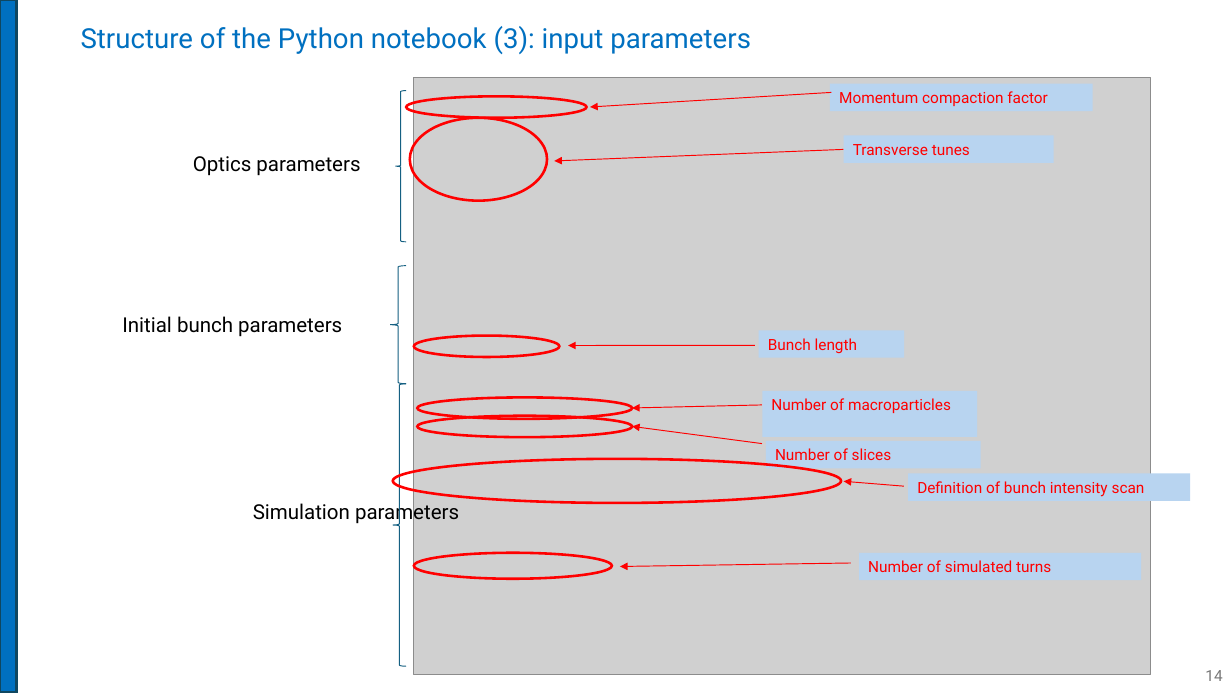
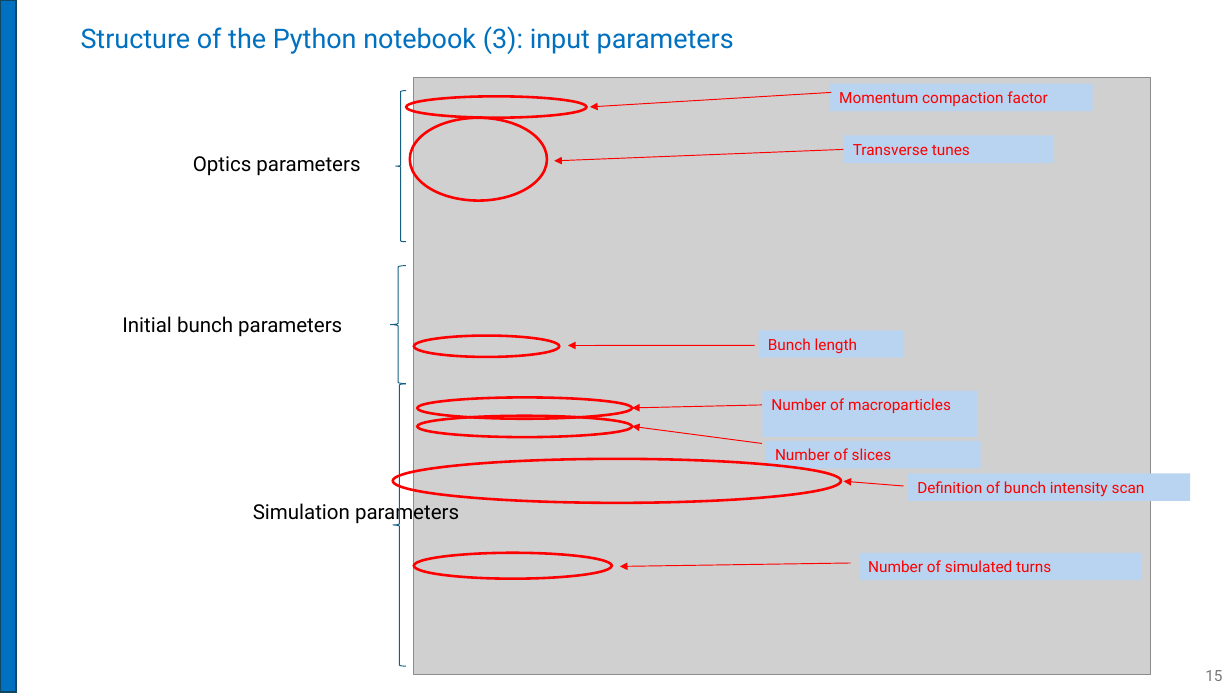
Before and after one commit to JUAS-tutorials/collective-effects-xsuite-tutorials, a slide deck: slide 15 of Instructions.pptx (slide 14 before the commit). Drawn at 1232x693 pixels with LibreOffice and Linux fonts; fonts in the diff are those of the drawing; grey boxes stand for pictures. Boxes give left, top, right and bottom in pixels: in the first picture for what was removed or moved away, otherwise in the second. Text is boxed around its words. In the diff, an @@ line names an element or a change of style, - is before the commit and + after.

```diff
--- a/Instructions.pptx
+++ b/Instructions.pptx
@@ title "Structure of the Python notebook ..." at (81, 26, 734, 54): size 21.6 to 21 pt @@
@@ freeform shape at (632, 405, 762, 408): outline redrawn @@
@@ page number at (1205, 670, 1222, 681): text changed @@
-14
+15
```
Also in this commit, not shown: 6 other slides changed, 1 slide added, 1 other file.
